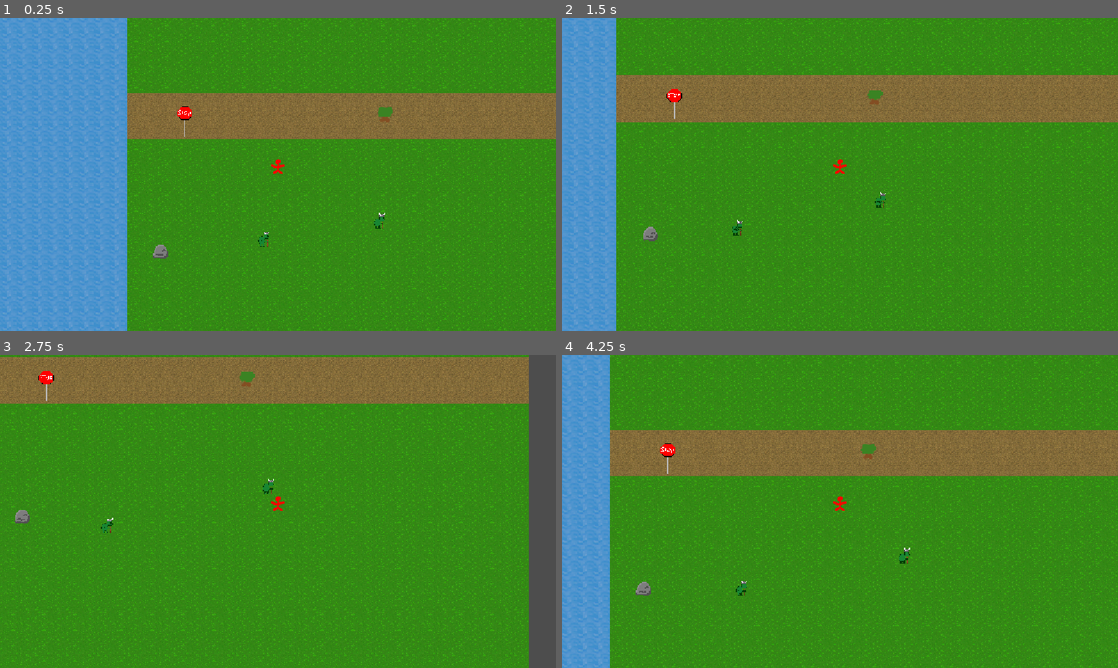
Above: before the commit, frames 1-4 (two rows, left to right).
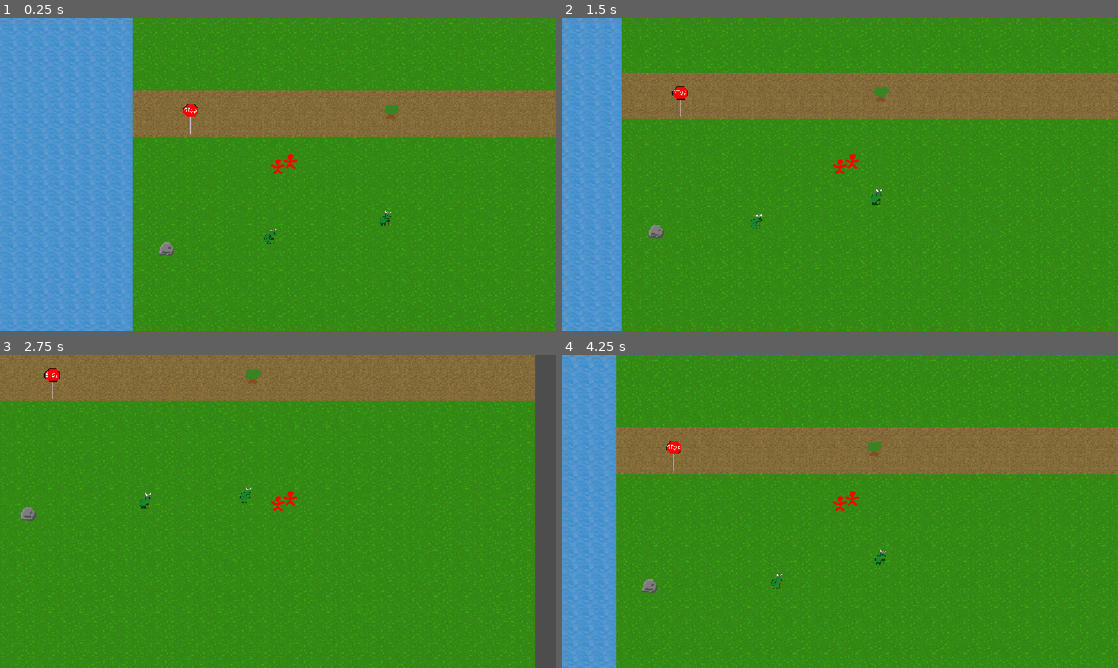
Above: after the commit, the same moments.

Repository: Drewpicus/2dPractice
Game: Godot game, scene res://Scenes/main.tscn
Same seed, same stepped clock (60 frames per second), same inputs: the game is played once before the commit and once after it. This scene is started directly instead of the project's main scene.
Inputs (mouse positions are in pixels of both pictures, inside the frame that each line leads up to):
- Up to frame 1 (0.25 s): no input
- Up to frame 2 (1.5 s): move the mouse to (962, 158) at 0.52 s; hold D (move_right) 0.53-1.28 s; click (962, 158) at 0.6 s; move the mouse to (728, 190) at 1.27 s; hold S (move_down) from 1.28 s (still down); tap T (quick_inspect) at 1.35 s
- Up to frame 3 (2.75 s): move the mouse to (333, 442) at 2.02 s; release S (move_down) at 2.03 s; hold D (move_right) from 2.03 s (still down); hold E (test) from 2.03 s (still down)
- Up to frame 4 (4.25 s): move the mouse to (812, 574) at 2.77 s; release D (move_right) at 2.78 s; release E (test) at 2.78 s; hold W (move_up) 2.78-3.53 s; tap Mouse wheel up (zoom_in) at 2.85 s; move the mouse to (1006, 558) at 3.52 s; hold A (move_left) from 3.53 s (still down); tap Mouse wheel down (zoom_out) at 3.6 s

The runs differ from the first frame. In frame 1, 14% of the frame differs, in the area x 0-100%, y 0-100%; in frame 2, 14%; in frame 3, 14%; in frame 4, 14%.

Commit message:
player spawning

Diff:
--- a/Scripts/EntityComponents/player_controller_component.gd
+++ b/Scripts/EntityComponents/player_controller_component.gd
@@ -4,6 +4,8 @@
 @export var movement_component : MovementComponent
 @export var interaction_menu: InteractionMenu
 @export var inventory_menu: InventoryMenu
+
+var controller_peer_id: int = 0
 
 @onready var player_camera: Camera2D = $Camera2D
 
@@ -18,13 +20,20 @@
 	if not interaction_menu:
 		interaction_menu = get_tree().root.get_node_or_null("Main/UI/InteractionMenu")
 
+	_update_local_control()
+
 func _process(_delta: float) -> void:
+	if not is_locally_controlled():
+		return
+
 	if not movement_component:
 		return
 	var dir = Input.get_vector("move_left","move_right","move_up","move_down")
 	movement_component.input_direction = dir
 
 func _unhandled_input(event: InputEvent) -> void:
+	if not is_locally_controlled():
+		return
 	if event.is_action_pressed("inventory"):
 		if inventory_menu.visible:
 			inventory_menu.close_inventory()
@@ -107,3 +116,19 @@
 	var zoom_array = _state.get("camera_zoom")
 	player_camera.zoom.x = zoom_array[0]
 	player_camera.zoom.y = zoom_array[1]
+
+func set_controller_peer(peer_id: int) -> void:
+	controller_peer_id = peer_id
+
+	if is_node_ready():
+		_update_local_control()
+
+
+func is_locally_controlled() -> bool:
+	if not MultiplayerManager.session_active:
+		return true
+
+	return controller_peer_id == multiplayer.get_unique_id()
+
+func _update_local_control() -> void:
+	player_camera.enabled = is_locally_controlled()
--- a/Scripts/game_world.gd
+++ b/Scripts/game_world.gd
@@ -55,6 +55,40 @@
 		"entity_id": String(entity_id),
 		"instance_id": canon_instance_id,
 		"position": entity_position
+	}
+
+	return entity_spawner.spawn(spawn_data) as Entity
+
+func spawn_controlled_entity(entity_id: StringName, entity_position: Vector2, controller_peer_id: int) -> Entity:
+	if controller_peer_id <= 0:
+		push_error("Controller peer ID must be greater than 0.")
+		return null
+
+	var definition := DefinitionRegistry.get_entity(entity_id)
+
+	if not definition:
+		push_error("No EntityDefinition registered for: %s" % entity_id)
+		return null
+
+	if not MultiplayerManager.session_active:
+		var entity := EntityFactory.spawn(definition, entity_position, entities)
+
+		if entity:
+			_set_entity_controller(entity, controller_peer_id)
+
+		return entity
+
+	if not multiplayer.is_server():
+		push_error("Client attempted to spawn controlled Entity, like a dummy: %s" % entity_id)
+		return null
+
+	var instance_id := RuntimeObjectRegistry.generate_unique_id()
+
+	var spawn_data := {
+		"entity_id": String(entity_id),
+		"instance_id": instance_id,
+		"position": entity_position,
+		"controller_peer_id": controller_peer_id
 	}
 
 	return entity_spawner.spawn(spawn_data) as Entity
@@ -215,6 +249,11 @@
 		entity.free()
 		return null
 
+	var controller_peer_id := int(spawn_data.get("controller_peer_id", 0))
+
+	if controller_peer_id > 0:
+		_set_entity_controller(entity, controller_peer_id)
+
 	# Give the node the same canon name on every peer.
 	entity.name = instance_id
 
@@ -223,3 +262,12 @@
 	print("Spawned ", entity_id, " | ", instance_id, " | peer ", multiplayer.get_unique_id())
 
 	return entity
+
+func _set_entity_controller(entity: Entity, peer_id: int) -> void:
+	var controller := entity.get_component(&"base:player_controller") as PlayerControllerComponent
+
+	if not controller:
+		push_error("Controlled Entity has no PlayerControllerComponent: %s" % entity.entity_id)
+		return
+
+	controller.set_controller_peer(peer_id)
--- a/main.gd
+++ b/main.gd
@@ -19,12 +19,30 @@
 	if not MultiplayerManager.is_world_authority():
 		return
 
-	game_world.spawn_entity(&"base:player",Vector2(0, 0))
+	_spawn_players()
 	game_world.spawn_entity(&"base:stopsign",Vector2(-200, -100))
 	game_world.spawn_entity(&"base:goblin",Vector2(198, 95))
 	game_world.spawn_entity(&"base:goblin",Vector2(-30, 125))
 	game_world.spawn_entity(&"base:rock",Vector2(-250, 152))
 	game_world.spawn_entity(&"base:tree",Vector2(216, -130))
+
+func _spawn_players() -> void:
+	if not MultiplayerManager.session_active:
+		game_world.spawn_controlled_entity(&"base:player",Vector2.ZERO, 1)
+
+	#vvv MULTIPLAYER BEHAVIOR vvv
+
+	var peer_ids: Array[int] = [1]
+
+	for peer_id in multiplayer.get_peers():
+		peer_ids.append(int(peer_id))
+
+	peer_ids.sort()
+
+	for i in range(peer_ids.size()):
+		var peer_id := peer_ids[i]
+
+		game_world.spawn_controlled_entity(&"base:player", Vector2(i * 32.0, 0.0), peer_id)
 
 func _unhandled_input(event: InputEvent) -> void:
 	if event.is_action_pressed("save_world"):
